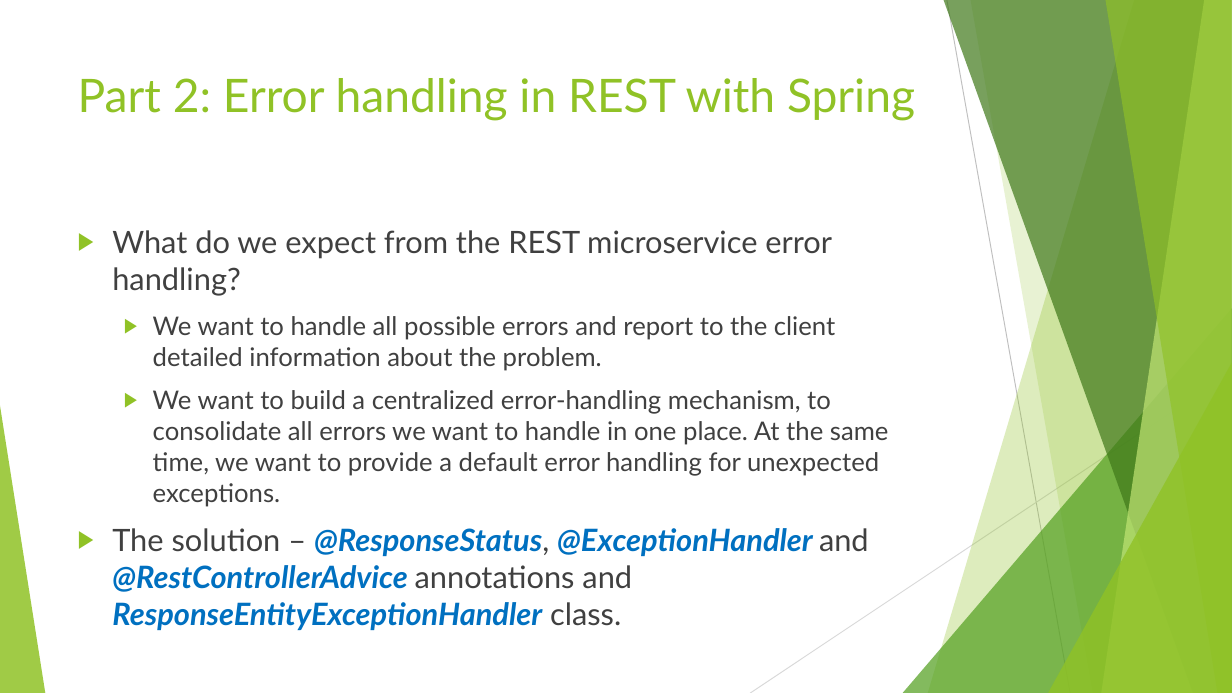
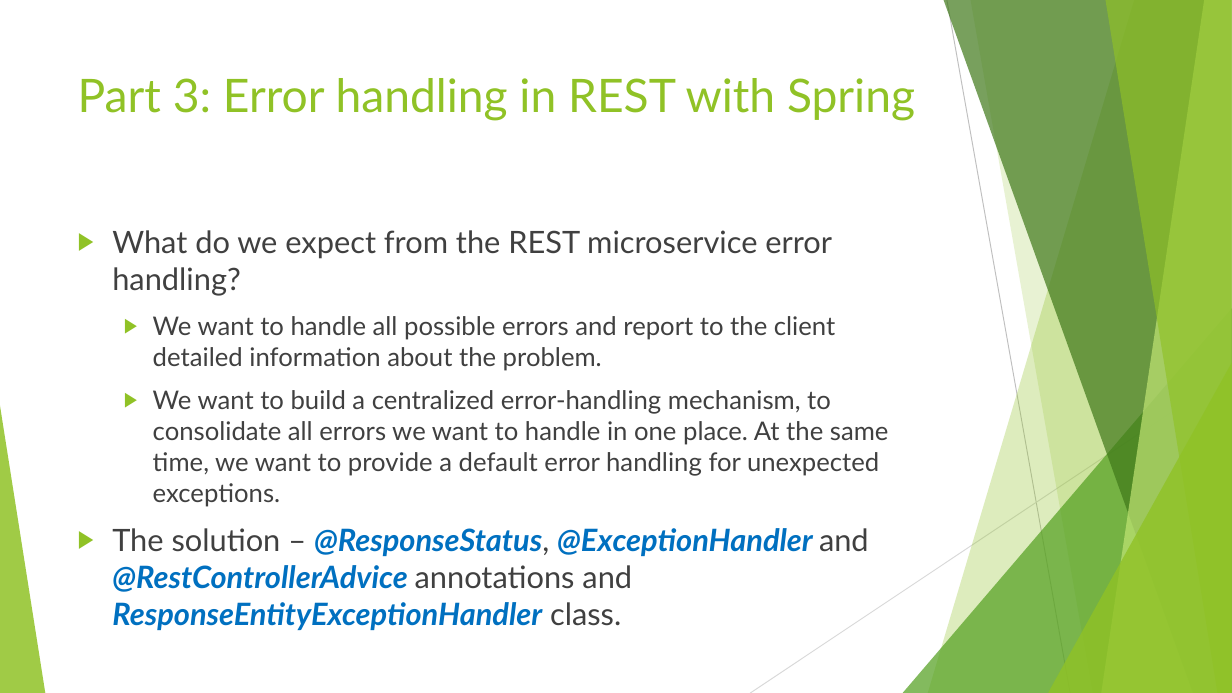
Before and after one commit to ybensman/SpringMicroserviceDemo, a slide deck: slide 21 of Spring_Beginners_2_SpringBootForMS.pptx (slide 20 before the commit). Drawn at 1232x693 pixels with LibreOffice and Linux fonts; fonts in the diff are those of the drawing. Boxes give left, top, right and bottom in pixels: in the first picture for what was removed or moved away, otherwise in the second. Text is boxed around its words. In the diff, an @@ line names an element or a change of style, - is before the commit and + after.

```diff
--- a/Spring_Beginners_2_SpringBootForMS.pptx
+++ b/Spring_Beginners_2_SpringBootForMS.pptx
@@ title at (78,78,915,121): text changed @@
-Part 2: Error handling in REST with Spring
+Part 3: Error handling in REST with Spring
```
Also in this commit, not shown: 11 other slides changed, 1 slide added.
